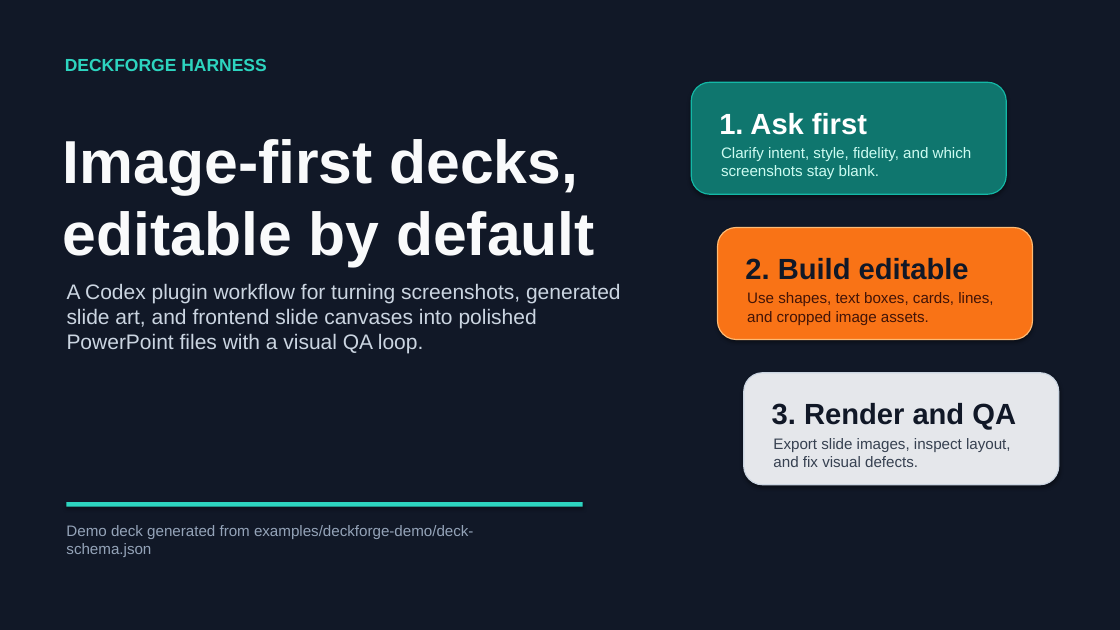
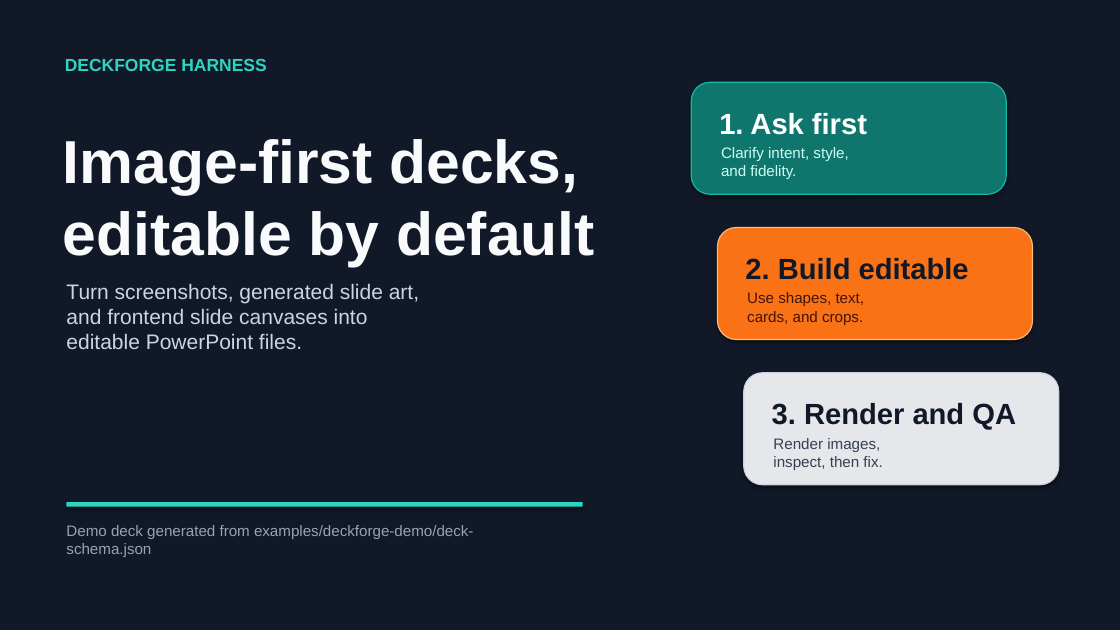
Before and after one commit to JerryLiu-uestc/html-to-editable-ppt, a slide deck: slide 1 of examples/deckforge-demo/deckforge-demo.pptx. Drawn at 1120x630 pixels with LibreOffice and Linux fonts; fonts in the diff are those of the drawing. Boxes give left, top, right and bottom in pixels: in the first picture for what was removed or moved away, otherwise in the second. Text is boxed around its words. In the diff, an @@ line names an element or a change of style, - is before the commit and + after.

```diff
--- a/examples/deckforge-demo/deckforge-demo.pptx
+++ b/examples/deckforge-demo/deckforge-demo.pptx
@@ text at (721, 147, 848, 179): text changed @@
-Clarify intent, style, fidelity, and which screenshots stay blank.
+Clarify intent, style,
+and fidelity.
@@ text at (66, 283, 419, 349): text changed @@
-A Codex plugin workflow for turning screenshots, generated slide art, and frontend slide canvases into polished PowerPoint files with a visual QA loop.
+Turn screenshots, generated slide art,
+and frontend slide canvases into
+editable PowerPoint files.
@@ text at (747, 292, 865, 325): text changed @@
-Use shapes, text boxes, cards, lines, and cropped image assets.
+Use shapes, text,
+cards, and crops.
@@ text at (773, 438, 882, 470): text changed @@
-Export slide images, inspect layout, and fix visual defects.
+Render images,
+inspect, then fix.
```
Also in this commit, not shown: 4 other slides changed, 5 other files.
